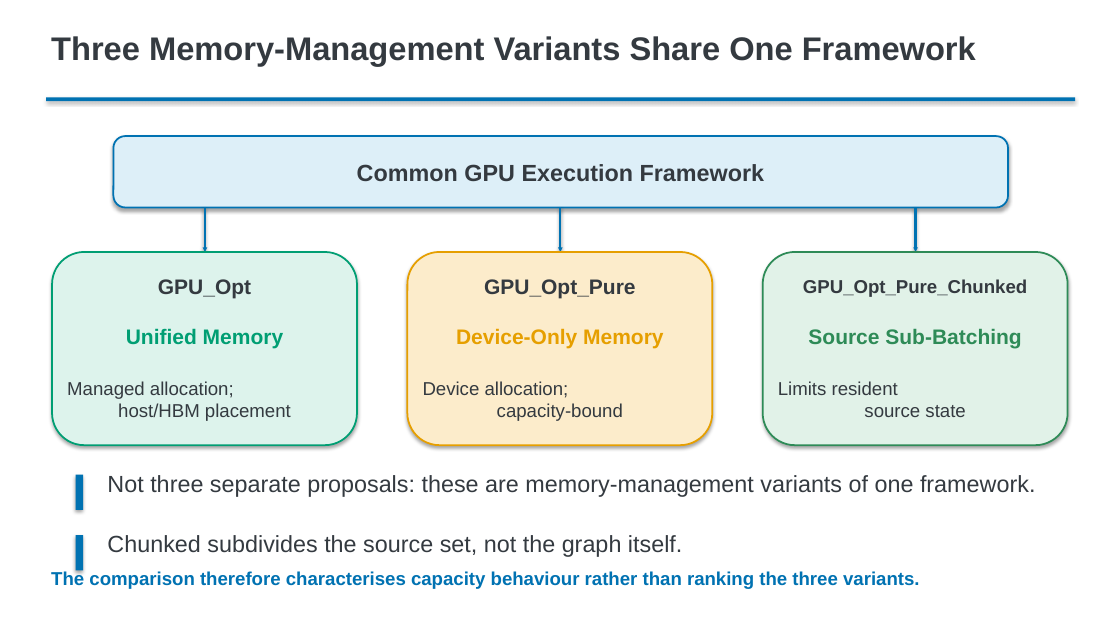
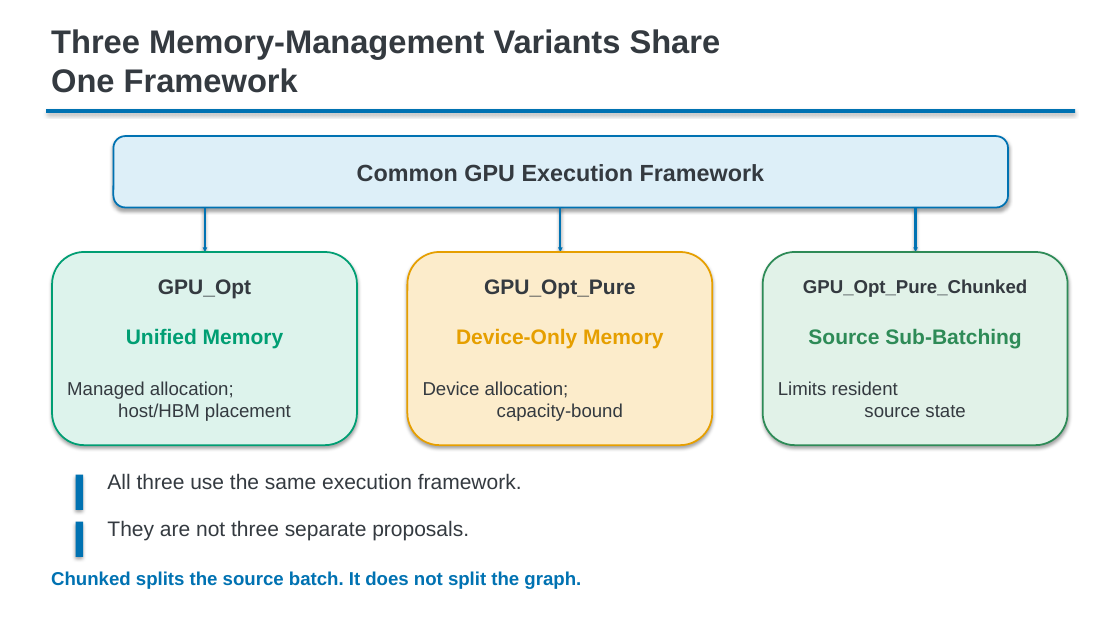
Before and after one commit to m5291091/lab, a slide deck: slide 8 of thesis_bc_project/docs/thesis/presentation/editable/master_thesis_presentation_v1.pptx (slide 6 before the commit). Drawn at 1120x630 pixels with LibreOffice and Linux fonts; fonts in the diff are those of the drawing. Boxes give left, top, right and bottom in pixels: in the first picture for what was removed or moved away, otherwise in the second. Text is boxed around its words. In the diff, an @@ line names an element or a change of style, - is before the commit and + after.

```diff
--- a/thesis_bc_project/docs/thesis/presentation/editable/master_thesis_presentation_v1.pptx
+++ b/thesis_bc_project/docs/thesis/presentation/editable/master_thesis_presentation_v1.pptx
@@ text "Three Memory-Management Variants Share One ..." rewrapped from (51,36,976,66) to (51,29,721,93) @@
@@ rectangle: place and size @@
-rectangle at (46,97,1075,101)
+rectangle at (46,109,1075,113)
@@ text at (107,473,522,489): text changed; size 20 to 18 pt @@
-Not three separate proposals: these are memory-management variants of one framework.
+All three use the same execution framework.
@@ rectangle: place and size @@
-rectangle at (76,535,83,571)
+rectangle at (76,522,83,557)
@@ text at (107,520,469,541): text changed; size 20 to 18 pt @@
-Chunked subdivides the source set, not the graph itself.
+They are not three separate proposals.
@@ text at (51,571,581,589): text changed @@
-The comparison therefore characterises capacity behaviour rather than ranking the three variants.
+Chunked splits the source batch. It does not split the graph.
```
Also in this commit, not shown: 13 other slides changed, 6 slides added, 5 slides removed, 5 other files.
